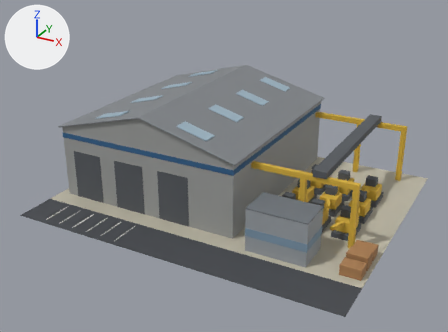
An edit to the glTF model public/models/machineworks.glb, drawn before and after from the same camera.
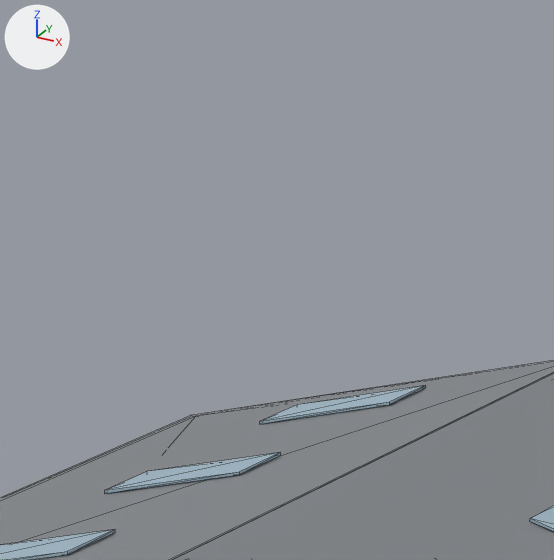
Each version is shown whole from a 50 mm camera at (42.3, -81.1, 45.4) aimed at (-0.5, -3.3, 6.5), then close up on the part from 32% to 54% of the width and 1% to 30% of the height. The lights are fixed; the arrows at upper left show +X, +Y and +Z. The last two pictures show the newer version. The close-ups show mesh edges as thin lines. Vertices at exactly the same position are counted once.

The first close-up shows 'machineworks'.
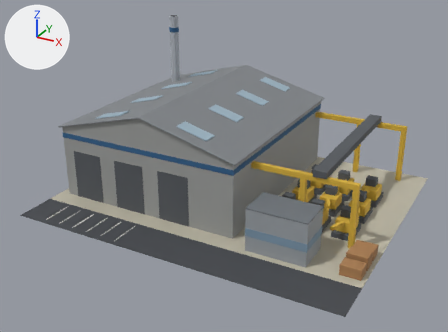
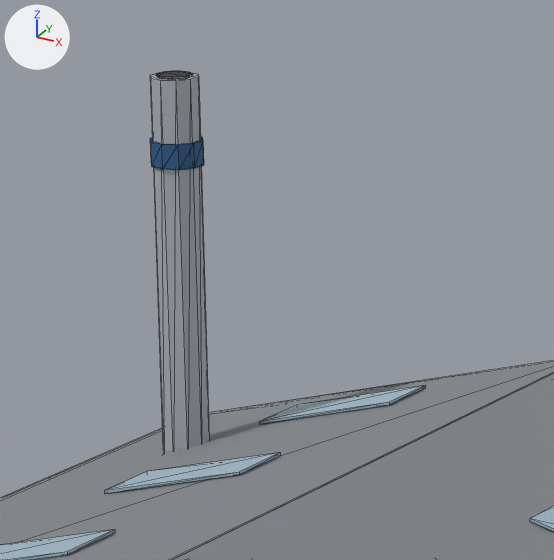
What differs and where, as boxes [x1, y1, x2, y2] in the close-ups (554 x 560 px):
'machineworks', reshaped
    before: [0, 360, 554, 560]
    after: [0, 71, 554, 560]
part 1 of me_machineworks, added (blue)
    after: [150, 137, 204, 170]
part 2 of me_machineworks, added
    after: [150, 73, 210, 451]
part 3 of me_machineworks, added
    after: [156, 71, 193, 79]

The change, as a diff of the scene's bpy script:
```diff
--- a/public/models/machineworks.glb.py
+++ b/public/models/machineworks.glb.py
@@ mat_coal @@
+mat_coal = principled_material('coal')
+mat_coal.base_color = (0.0343, 0.0356, 0.0423)  # dark grey #34353a
+mat_coal.roughness = 0.8
@@ mat_ind_steel @@
+mat_ind_steel = principled_material('ind_steel')
+mat_ind_steel.base_color = (0.434, 0.462, 0.503)  # grey #b0b5bc
+mat_ind_steel.roughness = 0.8
@@ me_machineworks @@
 # used by ob_machineworks; location = (0.0, 0.0, 0.0)
-me_machineworks.from_pydata(...)  # 798 vertices, 1328 faces; spans x -26.0..26.0, y -22.0..22.0, z 0.0..16.0
+me_machineworks.from_pydata(...)  # 854 vertices, 1428 faces; spans x -26.0..26.0, y -22.0..22.0, z 0.0..25.1
+# me_machineworks part 1: a new loose piece, a 10-sided cylinder along z spanning x -21.84..-20.16, y 14.12..15.88, z 22.2..23.0, in mat_mw_band (blue #2f5f8a)
+# me_machineworks part 2: a new loose piece, a 10-sided cylinder along z spanning x -21.8..-20.2, y 14.2..15.8, z 12.0..25.0, in mat_ind_steel (grey #b0b5bc)
+# me_machineworks part 3: a new loose piece, an 8-sided cylinder along z spanning x -21.554..-20.446, y 14.446..15.554, z 25.0..25.06, in mat_coal (dark grey #34353a)
 me_machineworks.materials.append(mat_asphalt)
@@ me_machineworks @@
 me_machineworks.materials.append(mat_wood)
+me_machineworks.materials.append(mat_ind_steel)  # grey #b0b5bc
+me_machineworks.materials.append(mat_coal)  # dark grey #34353a
```
